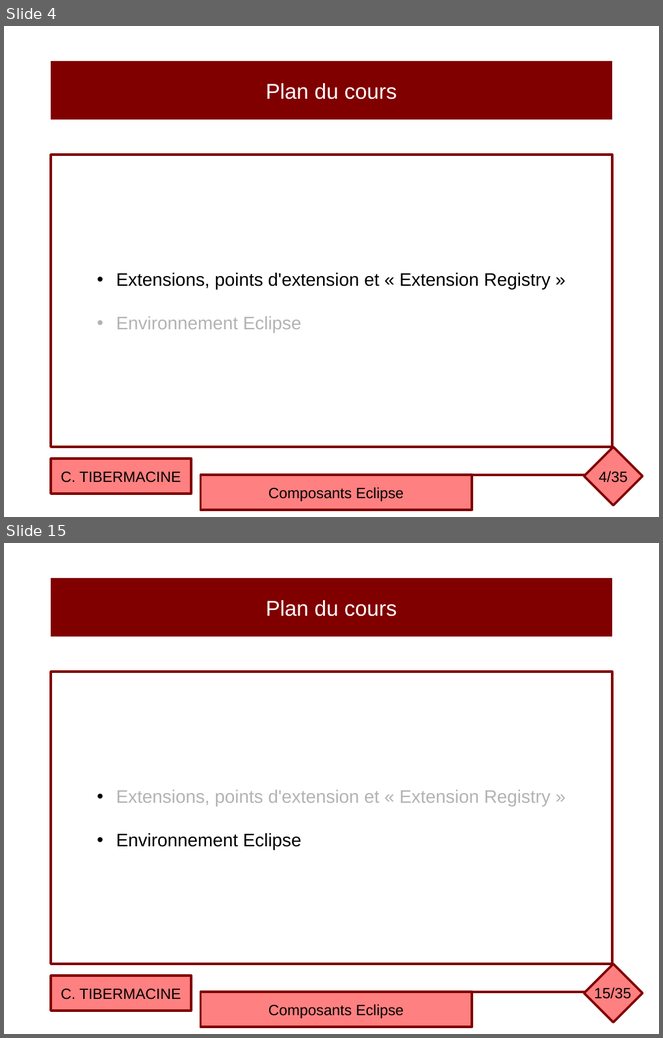
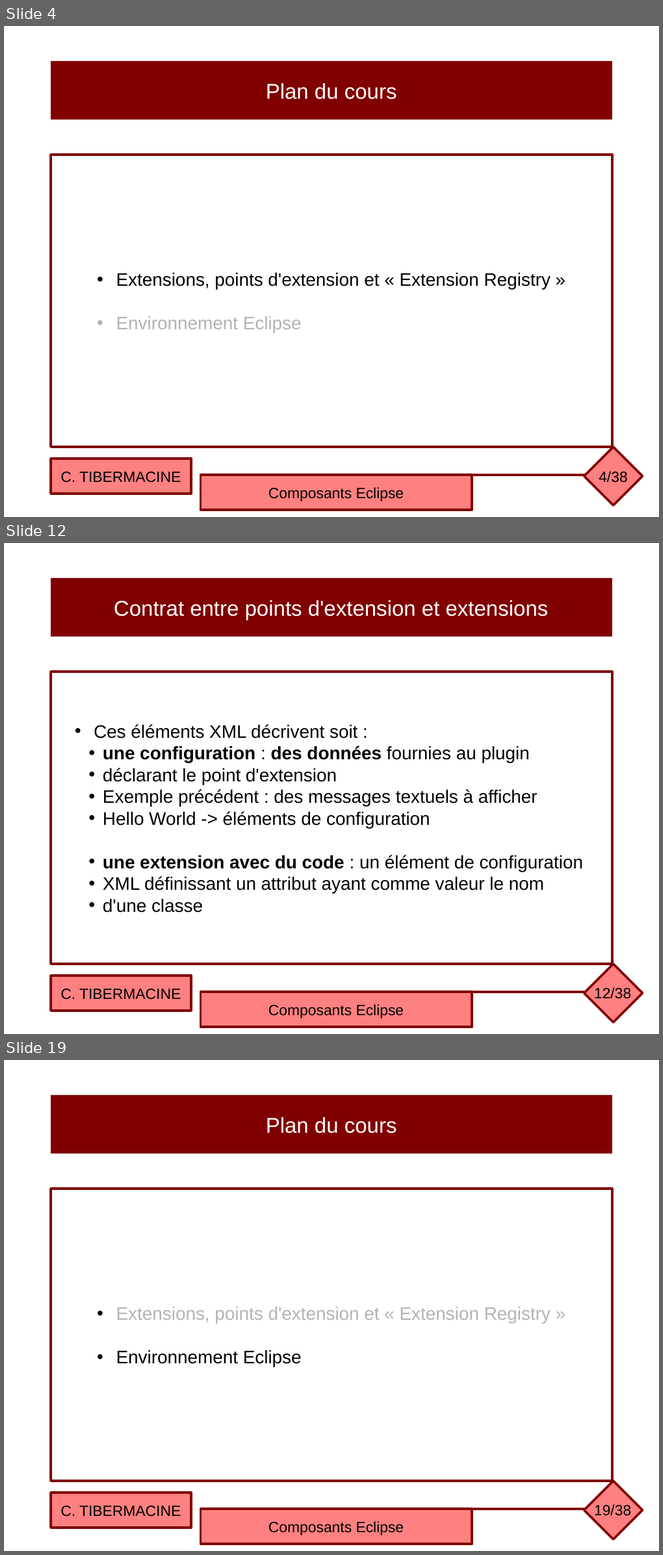
Before and after one commit to ctiber/composants, a slide deck: cours/cours4.odp. Shown one above the other, each under a label of ours: slides 4 and 15 before the commit, slides 4, 12 and 19 after it; the slides between them are not shown. The pictures are 663x1038 and 663x1555 pixels, drawn with LibreOffice and Linux fonts; fonts in the diff are those of the drawing. Boxes give left, top, right and bottom in pixels: in the first picture for what was removed or moved away, otherwise in the second. Text is boxed around its words. In the diff, an @@ line names an element or a change of style, - is before the commit and + after.

```diff
--- a/cours/cours4.odp
+++ b/cours/cours4.odp
@@ slide 12 added at (4, 543, 659, 1034), background #FFFFFF @@
@@ rectangle added at (51, 578, 613, 637), fill #800000, 26 pt, text #FFFFFF @@
+Contrat entre points d'extension et extensions
@@ rectangle added at (51, 672, 613, 965), fill #FFFFFF, outline #800000 2.83 pt, 22 pt, text #000000 @@
+• Ces éléments XML décrivent soit :
+  • une configuration : des données fournies au plugin
+  • déclarant le point d'extension
+  • Exemple précédent : des messages textuels à afficher
+  • Hello World -> éléments de configuration
+  • une extension avec du code : un élément de configuration
+  • XML définissant un attribut ayant comme valeur le nom
+  • d'une classe
@@ diamond added at (584, 965, 642, 1023), fill #FF8080, outline #800000 2.83 pt @@
@@ rectangle added at (51, 976, 191, 1011), fill #FF8080, outline #800000 2.83 pt, 18 pt, text #000000 @@
+C. TIBERMACINE
@@ page number added at (594, 988, 631, 1003), 18 pt, text #000000 @@
+12/38
@@ rectangle added at (201, 993, 473, 1027), fill #FF8080, outline #800000 2.83 pt, 18 pt, text #000000 @@
+Composants Eclipse
@@ line added from (589, 993) to (437, 993), #800000 2.83 pt @@
@@ page number at (599, 471, 627, 483): text changed @@
-4/35
+4/38
@@ what was slide 15 is now slide 19 @@
@@ page number at (594, 1505, 631, 1520): text changed @@
-15/35
+19/38
```
Also in this commit, not shown: 21 slides changed, 3 other slides added, 1 slide removed, 1 other file.
